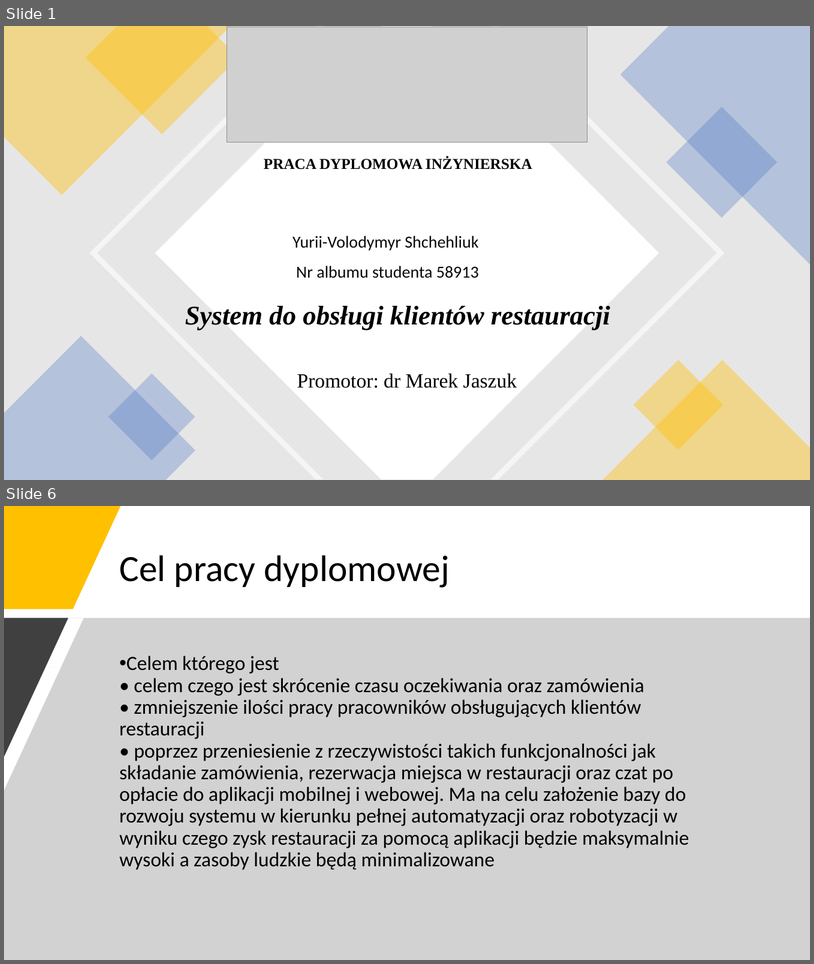
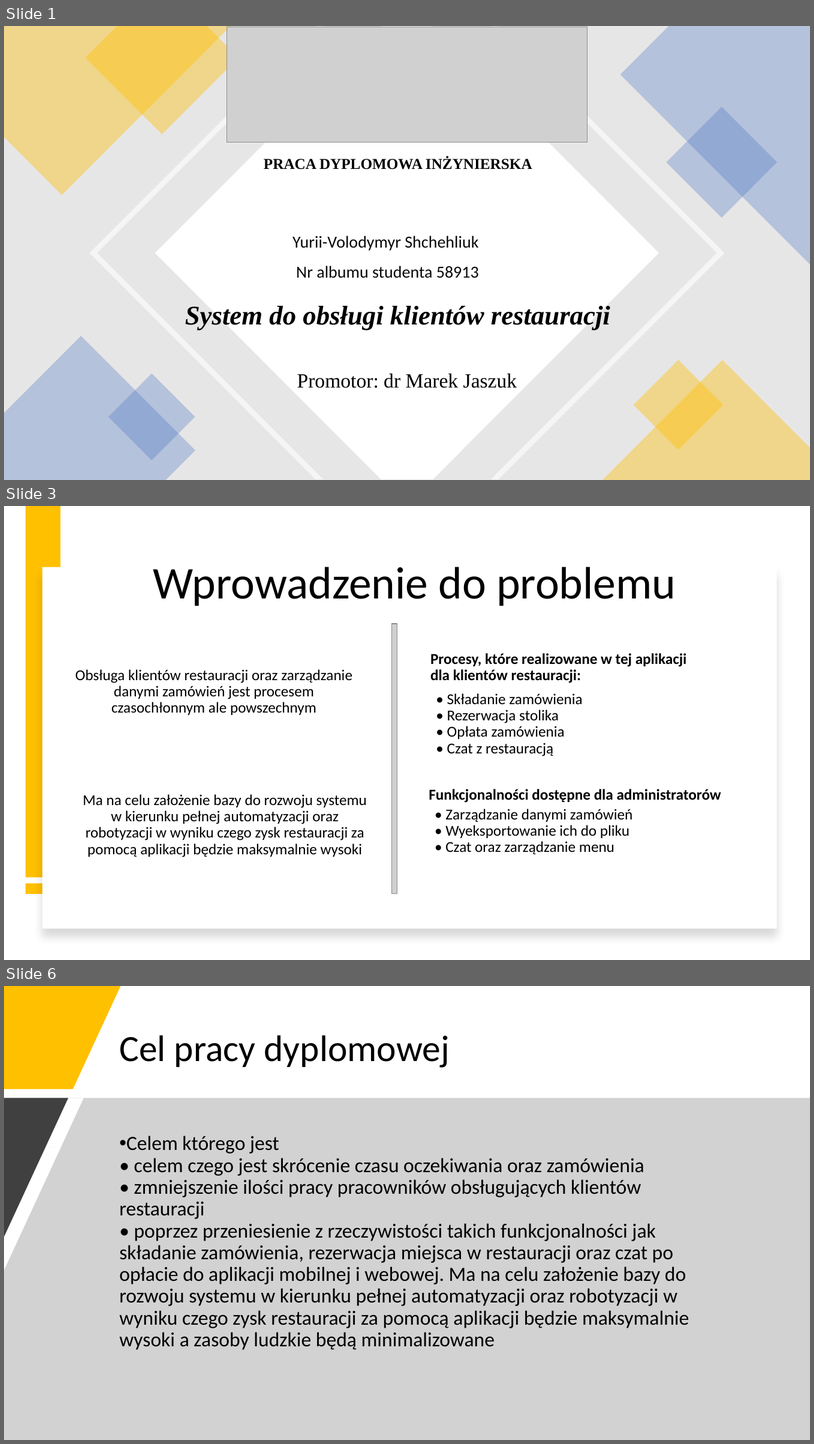
Before and after one commit to yurii-shchehliuk/ECommerce-Restaurant, a slide deck: PRACA DYPLOMOWA INŻYNIERSKA.pptx. Shown one above the other, each under a label of ours: slides 1 and 6 before the commit, slides 1, 3 and 6 after it; the slides between them are not shown. The pictures are 814x964 and 814x1444 pixels, drawn with LibreOffice and Linux fonts; fonts in the diff are those of the drawing; grey boxes stand for pictures. Boxes give left, top, right and bottom in pixels: in the first picture for what was removed or moved away, otherwise in the second. Text is boxed around its words. In the diff, an @@ line names an element or a change of style, - is before the commit and + after.

```diff
--- a/PRACA DYPLOMOWA INŻYNIERSKA.pptx
+++ b/PRACA DYPLOMOWA INŻYNIERSKA.pptx
@@ slide 3 added at (4, 506, 810, 960), background #FFFFFF @@
@@ rectangle added at (26, 507, 60, 877), fill #FFC000 @@
@@ rectangle added at (42, 567, 777, 928), fill #FFFFFF @@
@@ title added at (153, 567, 676, 606), 54 pt, text #000000 @@
+Wprowadzenie do problemu
@@ picture added at (392, 624, 397, 893) @@
@@ text added at (431, 653, 687, 683), 18 pt, text #000000, bold @@
+Procesy, które realizowane w tej aplikacji
+dla klientów restauracji:
@@ text added at (75, 669, 353, 715), 18 pt, text #000000 @@
+Obsługa klientów restauracji oraz zarządzanie danymi zamówień jest procesem czasochłonnym ale powszechnym
@@ text added at (447, 693, 582, 756), 18 pt, text #000000 @@
+• Składanie zamówienia
+• Rezerwacja stolika
+• Opłata zamówienia
+• Czat z restauracją
@@ text added at (429, 789, 722, 802), 18 pt, text #000000, bold @@
+Funkcjonalności dostępne dla administratorów
@@ text added at (83, 794, 367, 857), 18 pt, text #000000 @@
+Ma na celu założenie bazy do rozwoju systemu w kierunku pełnej automatyzacji oraz robotyzacji w wyniku czego zysk restauracji za pomocą aplikacji będzie maksymalnie wysoki
@@ text added at (446, 808, 633, 854), 18 pt, text #000000 @@
+• Zarządzanie danymi zamówień
+• Wyeksportowanie ich do pliku
+• Czat oraz zarządzanie menu
@@ rectangle added at (26, 883, 61, 893), fill #FFC000 @@
```
Also in this commit, not shown: 1 slide changed, 7 other slides added, 5 slides removed, 3 other files.
